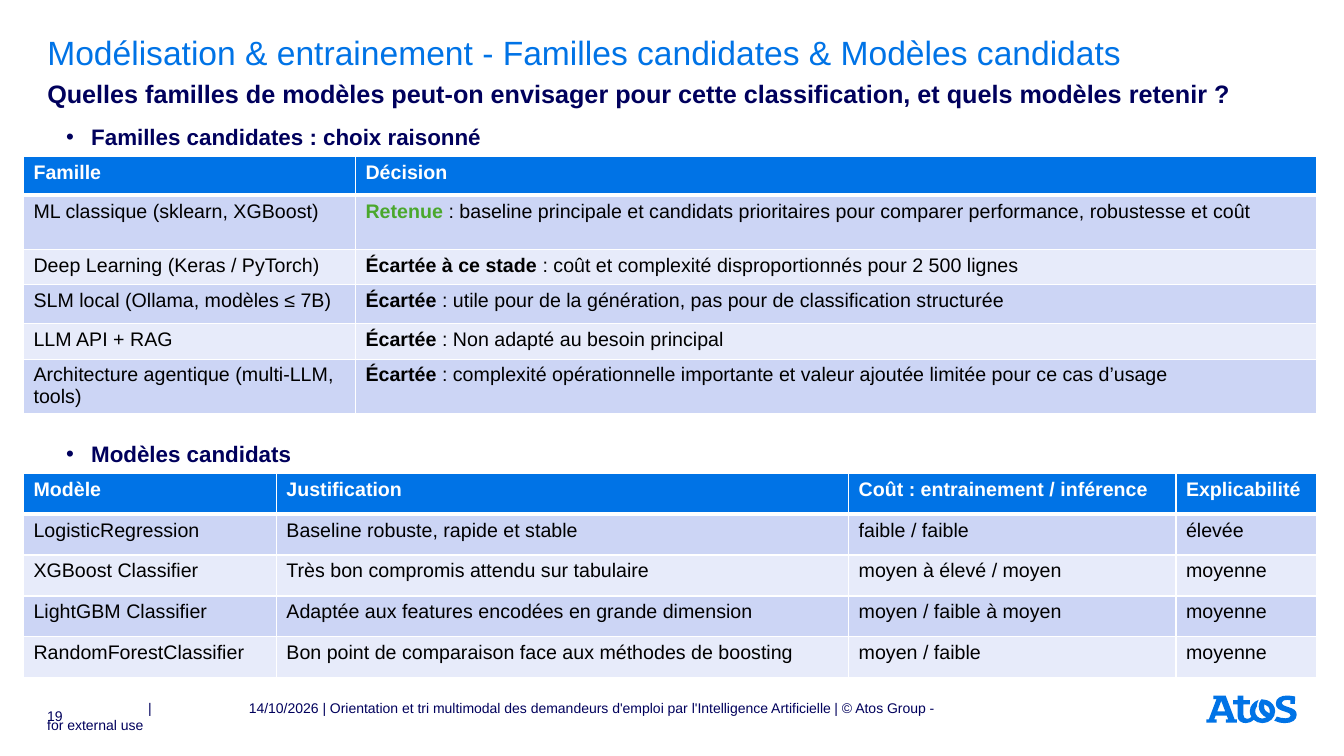
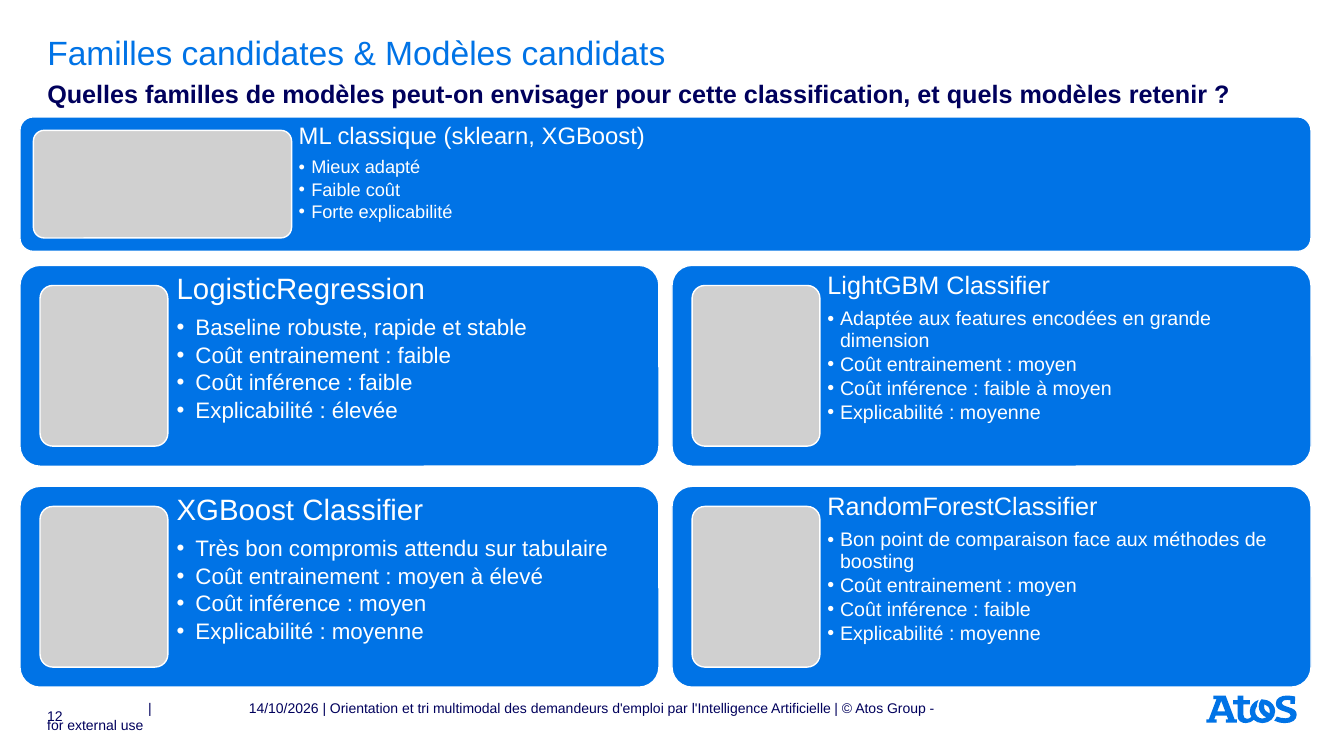
Before and after one commit to rbatos/Cas_usage_certif, a slide deck: slide 12 of presentation/Support_soutenance_certif.pptx (slide 19 before the commit). Drawn at 1344x756 pixels with LibreOffice and Linux fonts; fonts in the diff are those of the drawing; grey boxes stand for pictures. Boxes give left, top, right and bottom in pixels: in the first picture for what was removed or moved away, otherwise in the second. Text is boxed around its words. In the diff, an @@ line names an element or a change of style, - is before the commit and + after.

Commit message:
Docs(Presentation) Correction du spport de présentation qui n'était pas terrible et trop long + petite correction sur le notebook pour remonter l'ajout de S1 hybride dans le chapitre 5.2 pour l'avoir lors de la première validation croisée et non qu'à partir des modifications des hyperparametres

```diff
--- a/presentation/Support_soutenance_certif.pptx
+++ b/presentation/Support_soutenance_certif.pptx
@@ title at [47,40,666,66]: text changed @@
-Modélisation & entrainement - Familles candidates & Modèles candidats
+Familles candidates & Modèles candidats
@@ rounded rectangle added at [20,117,1312,251], fill #0073E6, outline #FFFFFF 1 pt @@
@@ picture added at [33,130,291,238] @@
@@ text removed at [91,128,481,463] @@
-• Familles candidates : choix raisonné
-• Modèles candidats
@@ text added at [299,126,645,222], 13 pt, text #FFFFFF @@
+ML classique (sklearn, XGBoost)
+  • Mieux adapté
+  • Faible coût
+  • Forte explicabilité
@@ table removed at [23,156,1317,419], 6 rows, 2 columns @@
-Famille | Décision
-ML classique (sklearn, XGBoost) | Retenue : baseline principale et candidats prioritaires pour comparer performance, robustesse et coût
-Deep Learning (Keras / PyTorch) | Écartée à ce stade : coût et complexité disproportionnés pour 2 500 lignes
-SLM local (Ollama, modèles ≤ 7B) | Écartée : utile pour de la génération, pas pour de classification structurée
-LLM API + RAG | Écartée : Non adapté au besoin principal
-Architecture agentique (multi-LLM, tools) | Écartée : complexité opérationnelle importante et valeur ajoutée limitée pour ce cas d’usage
@@ table removed at [23,474,1318,679], 5 rows, 4 columns @@
-Modèle | Justification | Coût : entrainement / inférence | Explicabilité
-LogisticRegression | Baseline robuste, rapide et stable | faible / faible | élevée
-XGBoost Classifier | Très bon compromis attendu sur tabulaire | moyen à élevé / moyen | moyenne
-LightGBM Classifier | Adaptée aux features encodées en grande dimension | moyen / faible à moyen | moyenne
-RandomForestClassifier | Bon point de comparaison face aux méthodes de boosting | moyen / faible | moyenne
@@ group added at [20,265,659,687]: 2 rounded rectangles, 2 texts, 2 pictures @@
+LogisticRegression
+  • Baseline robuste, rapide et stable
+  • Coût entrainement : faible
+  • Coût inférence : faible
+  • Explicabilité : élevée
+XGBoost Classifier
+  • Très bon compromis attendu sur tabulaire
+  • Coût entrainement : moyen à élevé
+  • Coût inférence : moyen
+  • Explicabilité : moyenne
@@ group added at [673,265,1312,687]: 2 rounded rectangles, 2 texts, 2 pictures @@
+LightGBM Classifier
+  • Adaptée aux features encodées en grande dimension
+  • Coût entrainement : moyen
+  • Coût inférence : faible à moyen
+  • Explicabilité : moyenne
+RandomForestClassifier
+  • Bon point de comparaison face aux méthodes de boosting
+  • Coût entrainement : moyen
+  • Coût inférence : faible
+  • Explicabilité : moyenne
@@ page number at [47,711,63,725]: text changed @@
-19
+12
```
Also in this commit, not shown: 25 other slides changed, 18 slides removed, 2 other files.
